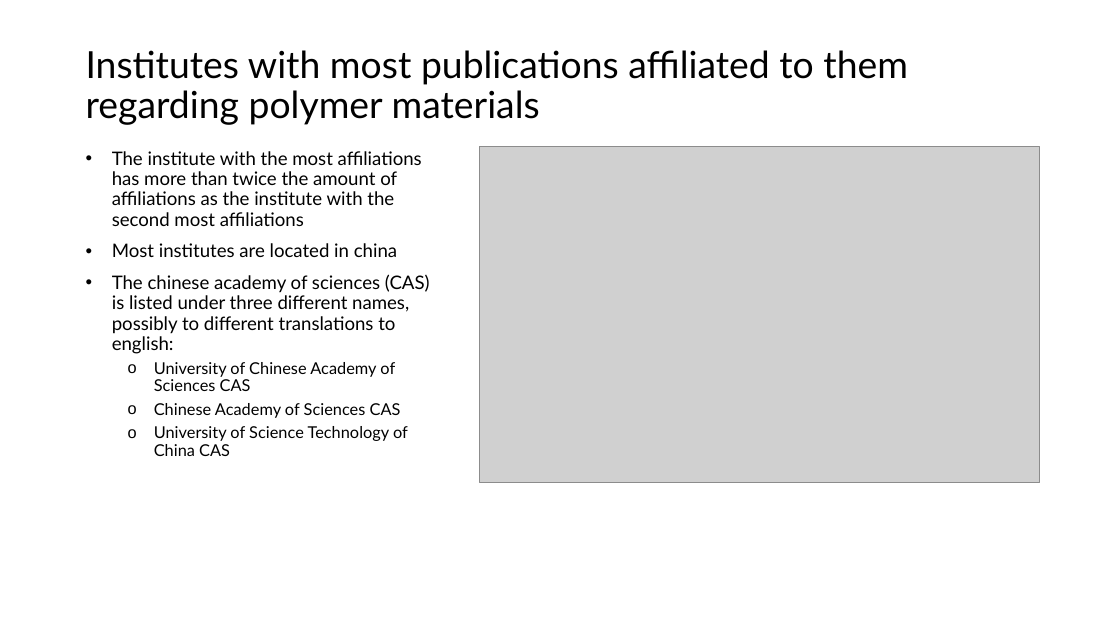
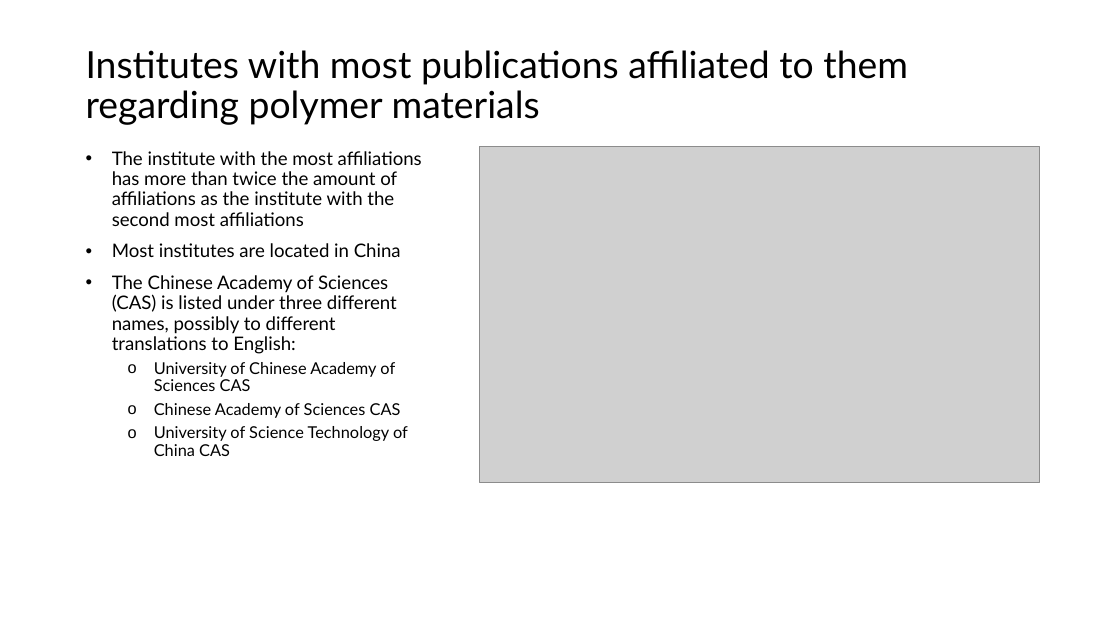
Before and after one commit to GMPuntigam/DataDrivenForesight, a slide deck: slide 6 of presentation/DataDrivenForesight.pptx. Drawn at 1120x630 pixels with LibreOffice and Linux fonts; fonts in the diff are those of the drawing; grey boxes stand for pictures. Boxes give left, top, right and bottom in pixels: in the first picture for what was removed or moved away, otherwise in the second. Text is boxed around its words. In the diff, an @@ line names an element or a change of style, - is before the commit and + after.

```diff
--- a/presentation/DataDrivenForesight.pptx
+++ b/presentation/DataDrivenForesight.pptx
@@ text at (112,243,401,354): text changed @@
-• Most institutes are located in china
-• The chinese academy of sciences (CAS) is listed under three different names, possibly to different translations to english:
+• Most institutes are located in China
+• The Chinese Academy of Sciences (CAS) is listed under three different names, possibly to different translations to English:
```
Also in this commit, not shown: 5 slides added, 9 other files.
